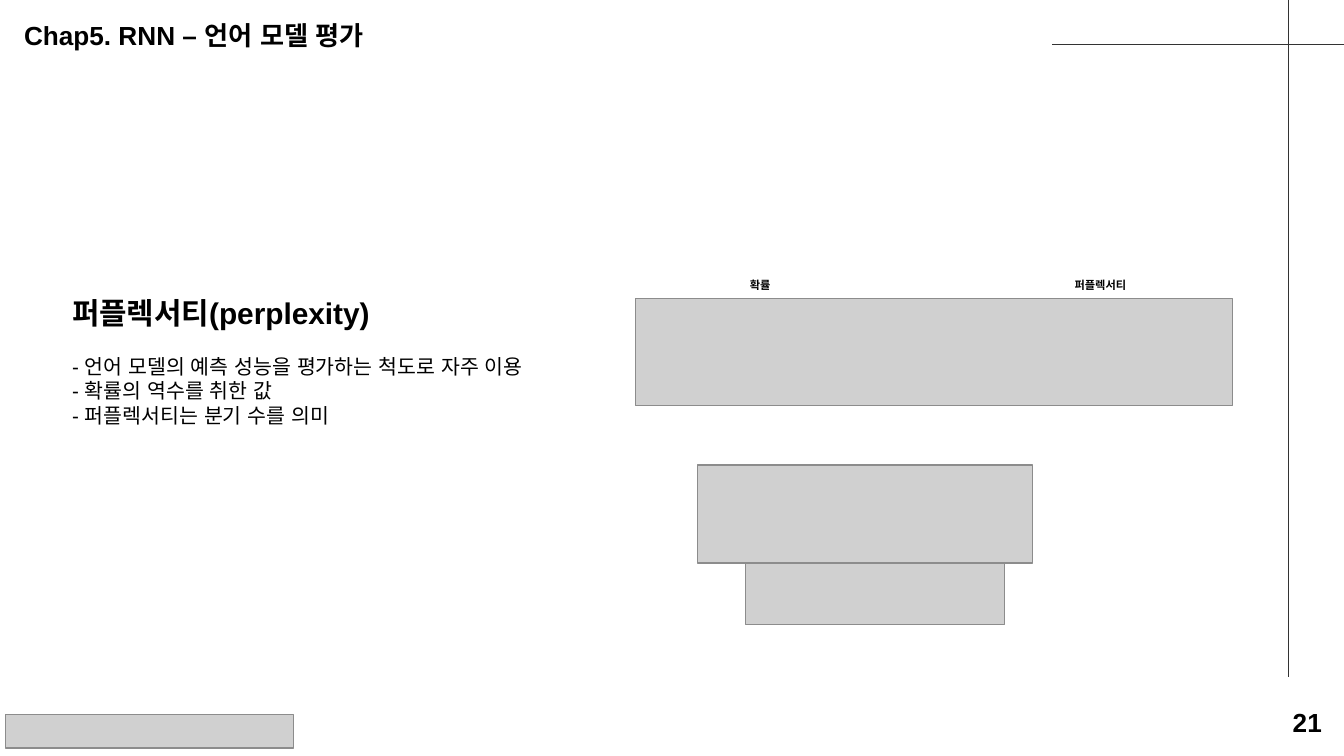
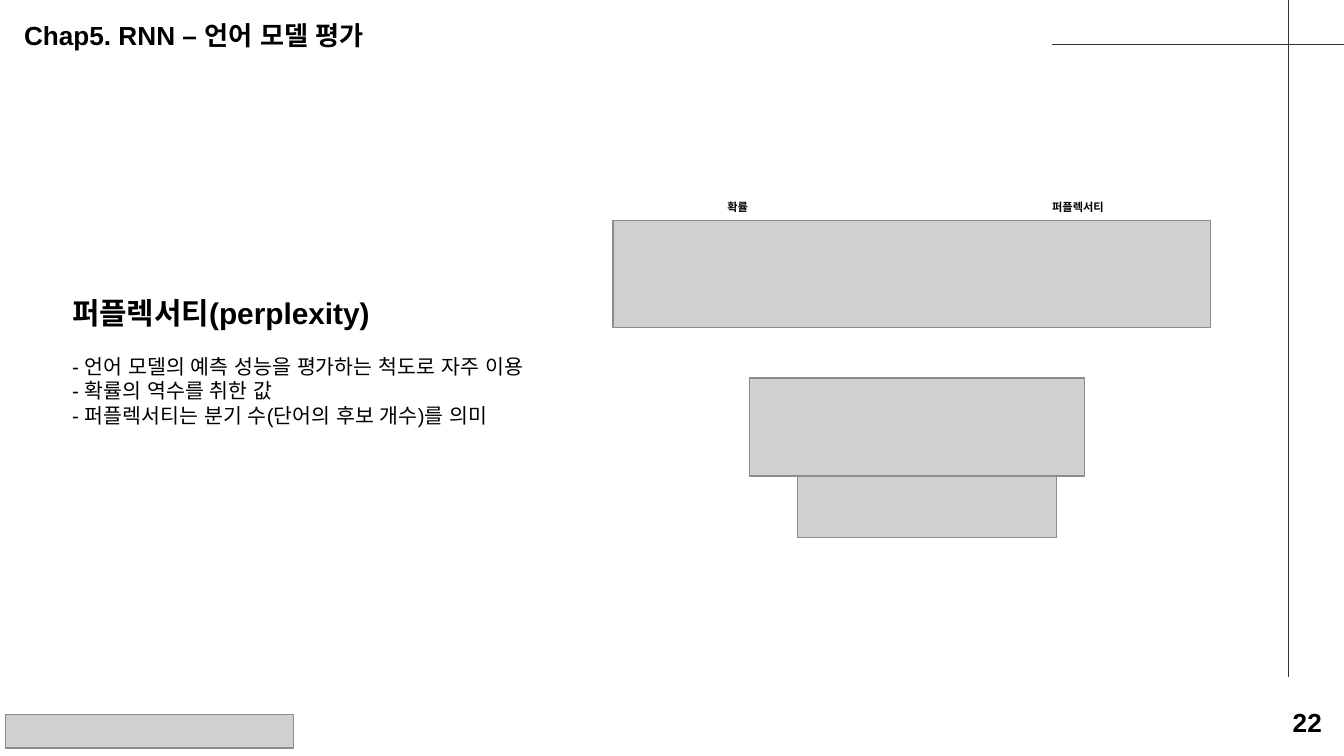
Before and after one commit to seungdeng/Deep-Learning-from-Scratch, a slide deck: slide 25 of study/발표자료/20250220_밑딥2_이승건_chap2345발표자료.pptx (slide 21 before the commit). Drawn at 1344x756 pixels with LibreOffice and Linux fonts; fonts in the diff are those of the drawing; grey boxes stand for pictures. Boxes give left, top, right and bottom in pixels: in the first picture for what was removed or moved away, otherwise in the second. Text is boxed around its words. In the diff, an @@ line names an element or a change of style, - is before the commit and + after.

```diff
--- a/study/발표자료/20250220_밑딥2_이승건_chap2345발표자료.pptx
+++ b/study/발표자료/20250220_밑딥2_이승건_chap2345발표자료.pptx
@@ text "확률": place and size @@
-text "확률" at bbox=[750, 277, 771, 292]
+text "확률" at bbox=[727, 199, 748, 214]
@@ text "퍼플렉서티": place and size @@
-text "퍼플렉서티" at bbox=[1075, 279, 1127, 290]
+text "퍼플렉서티" at bbox=[1052, 201, 1104, 212]
@@ picture: place and size @@
-picture at bbox=[636, 298, 1234, 406]
+picture at bbox=[613, 220, 1211, 328]
@@ picture: place and size @@
-picture at bbox=[698, 465, 1032, 563]
+picture at bbox=[750, 378, 1085, 476]
@@ text at bbox=[85, 406, 488, 428]: text changed @@
-- 퍼플렉서티는 분기 수를 의미
+- 퍼플렉서티는 분기 수(단어의 후보 개수)를 의미
@@ picture: place and size @@
-picture at bbox=[746, 563, 1005, 625]
+picture at bbox=[797, 476, 1056, 538]
@@ text at bbox=[1293, 713, 1322, 732]: text changed @@
-21
+22
```
Also in this commit, not shown: 12 other slides changed, 5 slides added, 1 slide removed.
